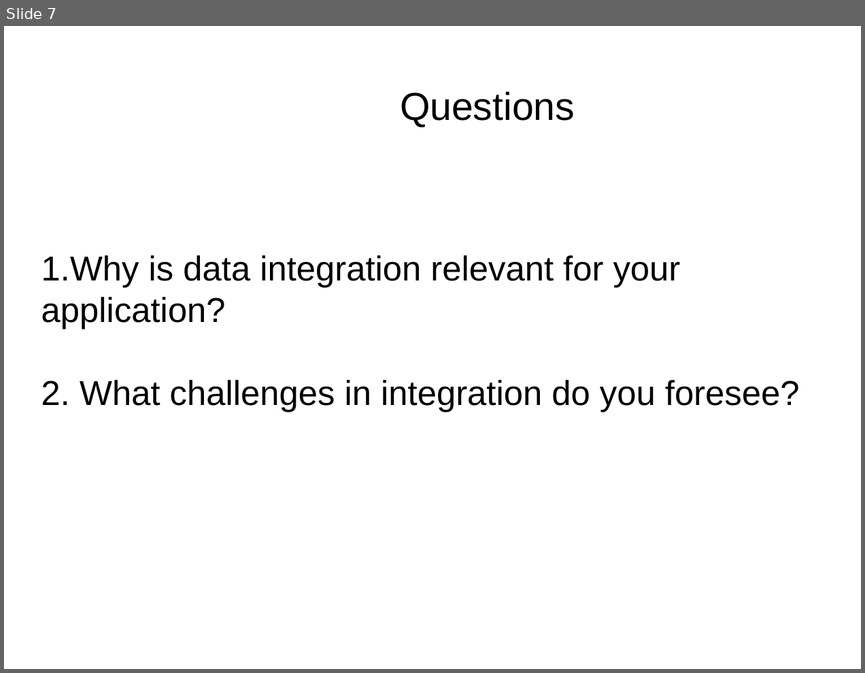
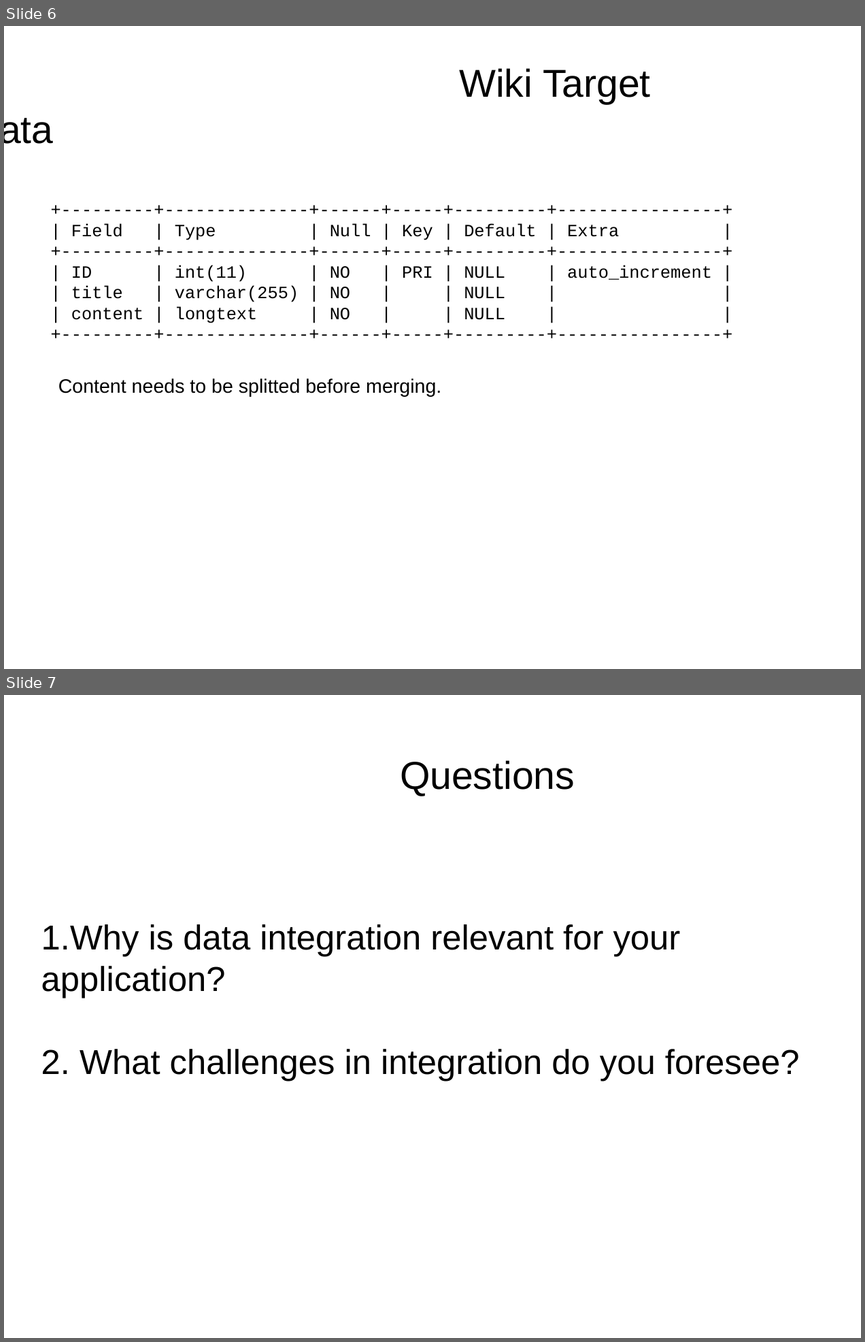
Before and after one commit to WS002/Information-Integration, a slide deck: Extraction/Presentation.odp. Shown one above the other, each under a label of ours: slide 7 before the commit, slides 6 and 7 after it. The pictures are 865x673 and 865x1342 pixels, drawn with LibreOffice and Linux fonts; fonts in the diff are those of the drawing; background and template pictures are left out. Boxes give left, top, right and bottom in pixels: in the first picture for what was removed or moved away, otherwise in the second. Text is boxed around its words. In the diff, an @@ line names an element or a change of style, - is before the commit and + after.

```diff
--- a/Extraction/Presentation.odp
+++ b/Extraction/Presentation.odp
@@ slide 6 added at (4, 26, 861, 669), background picture (left out) @@
@@ title added at (459, 68, 651, 104), 36 pt, text #000000 @@
+Wiki Target Data
@@ text added at (71, 223, 712, 323), 16 pt, text #000000 @@
++---------+--------------+------+-----+---------+----------------+
+| Field | Type | Null | Key | Default | Extra |
++---------+--------------+------+-----+---------+----------------+
+| ID | int(11) | NO | PRI | NULL | auto_increment |
+| title | varchar(255) | NO | | NULL | |
+| content | longtext | NO | | NULL | |
++---------+--------------+------+-----+---------+----------------+
@@ text added at (58, 378, 441, 397), 18 pt, text #000000 @@
+Content needs to be splitted before merging.
```
Also in this commit, not shown: 1 other slide added, 2 slides removed.
